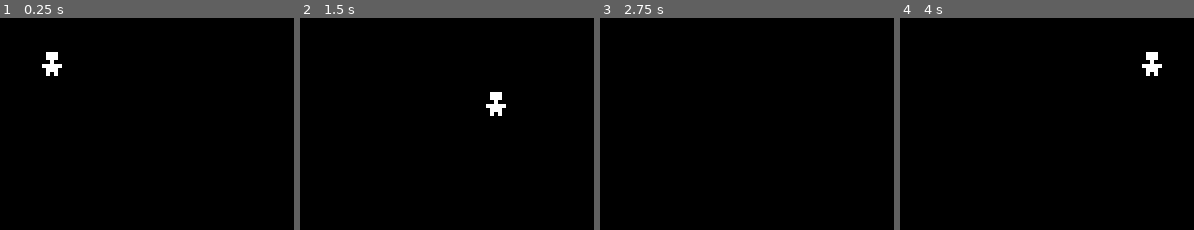
Above: before the commit, frames 1-4 (left to right).
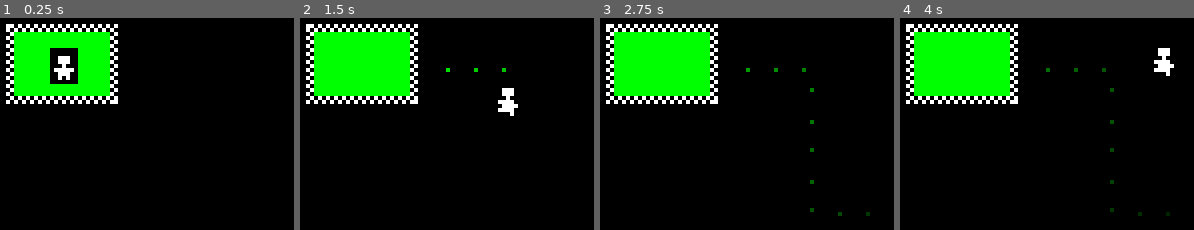
Above: after the commit, the same moments.

Repository: NotJamGames/battery-acid-boy
Game: Godot game, scene res://World/world.tscn
Two runs of this game, one before a commit and one after it. Both use one fixed random seed, a clock stepped at 60 frames per second and the inputs below.
Inputs:
- Up to frame 1 (0.25 s): no input
- Up to frame 2 (1.5 s): hold Right (move_right) 0.53-1.28 s; hold Down (move_down) from 1.28 s (still down)
- Up to frame 3 (2.75 s): release Down (move_down) at 2.03 s; hold Right (move_right) from 2.03 s (still down)
- Up to frame 4 (4 s): release Right (move_right) at 2.78 s; hold Up (move_up) 2.78-3.53 s; tap Enter at 3.5 s; hold Left (move_left) from 3.53 s (still down)

The runs differ from the first frame. In frame 1, 11% of the frame differs, in the area x 2-41%, y 2-41%; in frame 2, 13%; in frame 3, 12%; in frame 4, 13%, in the area x 2-94%, y 2-94%.

Commit message:
Pool and footprints

Diff:
--- a/Player/player.gd
+++ b/Player/player.gd
@@ -4,11 +4,16 @@
 
 @export var animated_sprite : AnimatedSprite2D
 
+const SPEED : float = 48.0
+const MAX_PRINTS : int = 12
 
-const SPEED : float = 48.0
+var is_in_pool : bool = true
+var prints_placed : int = 0
+
+signal place_print()
 
 
-func _physics_process(delta : float) -> void:
+func _physics_process(_delta : float) -> void:
 	velocity = Vector2\
 			(Input.get_axis("move_left", "move_right"),
 			Input.get_axis("move_up", "move_down")).normalized() * SPEED
@@ -19,3 +24,22 @@
 		animated_sprite.play("Idle")
 	else:
 		animated_sprite.play("Run")
+
+
+func set_is_in_pool(body : Node2D, new_state : bool) -> void:
+	if not body is Player: return
+	is_in_pool = new_state
+	if is_in_pool: prints_placed = 0
+
+
+func place_footprint() -> void:
+	if is_in_pool or animated_sprite.animation != "Run" \
+	or (animated_sprite.frame != 1 and animated_sprite.frame != 3): return
+
+	var print_position : Vector2i = \
+			Vector2i(position) + Vector2i(4, 6)
+	var print_strength : float = \
+			(float(MAX_PRINTS - prints_placed)) / float(MAX_PRINTS)
+
+	place_print.emit(print_position, print_strength)
+	prints_placed += 1
--- a/Player/player.tscn
+++ b/Player/player.tscn
@@ -40,13 +40,13 @@
 "speed": 5.0
 }, {
 "frames": [{
-"duration": 2.0,
+"duration": 1.5,
 "texture": SubResource("AtlasTexture_q1sa3")
 }, {
 "duration": 1.0,
 "texture": SubResource("AtlasTexture_mfuee")
 }, {
-"duration": 2.0,
+"duration": 1.5,
 "texture": SubResource("AtlasTexture_lqjd5")
 }, {
 "duration": 1.0,
@@ -54,7 +54,7 @@
 }],
 "loop": true,
 "name": &"Run",
-"speed": 12.0
+"speed": 16.0
 }]
 
 [node name="Player" type="CharacterBody2D" node_paths=PackedStringArray("animated_sprite")]
@@ -70,5 +70,7 @@
 sprite_frames = SubResource("SpriteFrames_cxilm")
 animation = &"Run"
 autoplay = "Idle"
-frame_progress = 0.0413589
+frame_progress = 0.60992
 centered = false
+
+[connection signal="frame_changed" from="AnimatedSprite2D" to="." method="place_footprint"]
--- /dev/null
+++ b/World/footprint_layer.gd
@@ -0,0 +1,39 @@
+extends Sprite2D
+
+
+var elapsed_delta : float = .0
+const UPDATE_INTERVAL : float = .08
+
+
+func _ready() -> void:
+	texture = ImageTexture.create_from_image\
+			(Image.create(120, 120, false, Image.FORMAT_BPTC_RGBA))
+
+
+func _physics_process(delta : float) -> void:
+	elapsed_delta += delta
+	if elapsed_delta < UPDATE_INTERVAL: return
+
+	elapsed_delta = fmod(elapsed_delta, UPDATE_INTERVAL)
+
+	var image : Image = texture.get_image()
+	var trans_image : Image = Image.create\
+			(120, 120, false, Image.FORMAT_RGBA8)
+	trans_image.fill(Color(.0, .0, .0, .02))
+
+	if image.is_compressed():
+		image.decompress()
+
+	image.blend_rect(trans_image, Rect2i(0, 0, 120, 120), Vector2i.ZERO)
+
+	texture = ImageTexture.create_from_image(image)
+
+
+func add_footprint(from_position : Vector2i, strength : float) -> void:
+	var image : Image = texture.get_image()
+
+	if image.is_compressed():
+		image.decompress()
+
+	image.set_pixelv(from_position, Color(.0, 1.0, .0, strength))
+	texture = ImageTexture.create_from_image(image)
--- /dev/null
+++ b/World/footprint_layer.tscn
@@ -0,0 +1,7 @@
+[gd_scene load_steps=2 format=3 uid="uid://bci7slf8woga3"]
+
+[ext_resource type="Script" path="res://World/footprint_layer.gd" id="1_bppdm"]
+
+[node name="FootprintLayer" type="Sprite2D"]
+centered = false
+script = ExtResource("1_bppdm")
--- /dev/null
+++ b/World/pool.tscn
@@ -0,0 +1,17 @@
+[gd_scene load_steps=3 format=3 uid="uid://cgcxuvtciqd7a"]
+
+[ext_resource type="Texture2D" uid="uid://clr306r5imwao" path="res://World/Sprites/pool.png" id="1_sokt1"]
+
+[sub_resource type="RectangleShape2D" id="RectangleShape2D_qu5ka"]
+size = Vector2(24, 16)
+
+[node name="Pool" type="Area2D"]
+texture_filter = 1
+
+[node name="CollisionShape2D" type="CollisionShape2D" parent="."]
+position = Vector2(14, 10)
+shape = SubResource("RectangleShape2D_qu5ka")
+
+[node name="Sprite2D" type="Sprite2D" parent="."]
+texture = ExtResource("1_sokt1")
+centered = false
--- a/World/world.tscn
+++ b/World/world.tscn
@@ -1,9 +1,20 @@
-[gd_scene load_steps=2 format=3 uid="uid://crtgsw8ylq6js"]
+[gd_scene load_steps=4 format=3 uid="uid://crtgsw8ylq6js"]
 
+[ext_resource type="PackedScene" uid="uid://bci7slf8woga3" path="res://World/footprint_layer.tscn" id="1_05shr"]
 [ext_resource type="PackedScene" uid="uid://bax4i8c8of5pe" path="res://Player/player.tscn" id="1_dx7y5"]
+[ext_resource type="PackedScene" uid="uid://cgcxuvtciqd7a" path="res://World/pool.tscn" id="1_nxnf8"]
 
 [node name="World" type="Node2D"]
 texture_filter = 1
 
+[node name="FootprintLayer" parent="." instance=ExtResource("1_05shr")]
+
+[node name="Pool" parent="." instance=ExtResource("1_nxnf8")]
+position = Vector2(48, 52)
+
 [node name="Player" parent="." instance=ExtResource("1_dx7y5")]
-position = Vector2(56, 56)
+position = Vector2(59, 57)
+
+[connection signal="body_entered" from="Pool" to="Player" method="set_is_in_pool" binds= [true]]
+[connection signal="body_exited" from="Pool" to="Player" method="set_is_in_pool" binds= [false]]
+[connection signal="place_print" from="Player" to="FootprintLayer" method="add_footprint"]
Binary file added: World/Sprites/pool.png
Not shown, added: World/Sprites/pool.png.import
